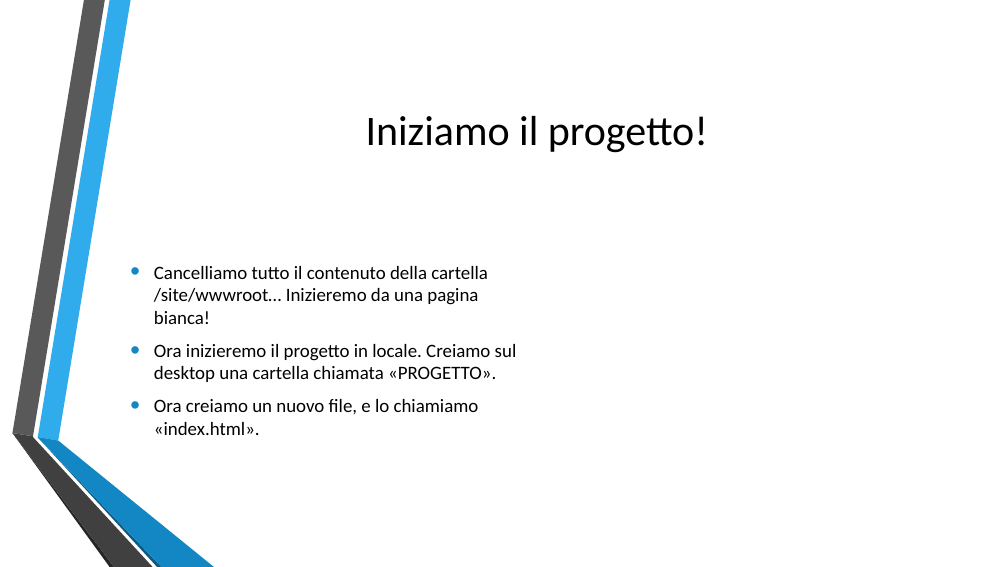
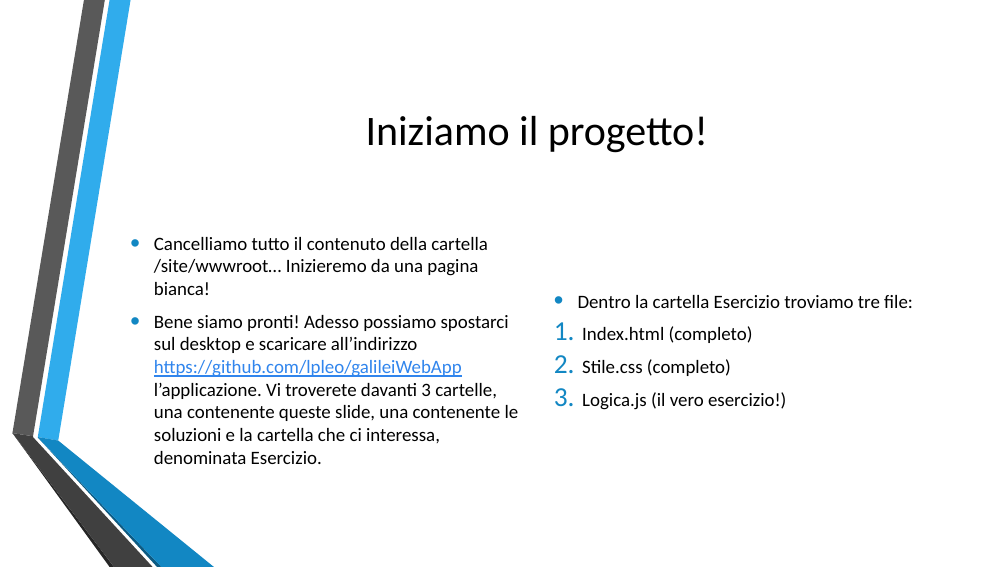
Before and after one commit to lpleo/galileiWebApp, a slide deck: slide 9 of Slide/Presentazione_Evento.pptx. Drawn at 1008x567 pixels with LibreOffice and Linux fonts; fonts in the diff are those of the drawing; background and template pictures are left out. Boxes give left, top, right and bottom in pixels: in the first picture for what was removed or moved away, otherwise in the second. Text is boxed around its words. In the diff, an @@ line names an element or a change of style, - is before the commit and + after.

```diff
--- a/Slide/Presentazione_Evento.pptx
+++ b/Slide/Presentazione_Evento.pptx
@@ text added at (578, 295, 913, 410), 18 pt, text #000000 @@
+• Dentro la cartella Esercizio troviamo tre file:
+1. Index.html (completo)
+2. Stile.css (completo)
+3. Logica.js (il vero esercizio!)
@@ text at (154, 315, 519, 464): text changed @@
-• Ora inizieremo il progetto in locale. Creiamo sul desktop una cartella chiamata «PROGETTO».
-• Ora creiamo un nuovo file, e lo chiamiamo «index.html».
+• Bene siamo pronti! Adesso possiamo spostarci sul desktop e scaricare all’indirizzo https://github.com/lpleo/galileiWebApp l’applicazione. Vi troverete davanti 3 cartelle, una contenente queste slide, una contenente le soluzioni e la cartella che ci interessa, denominata Esercizio.
```
Also in this commit, not shown: 1 other slide changed, 14 slides added.
